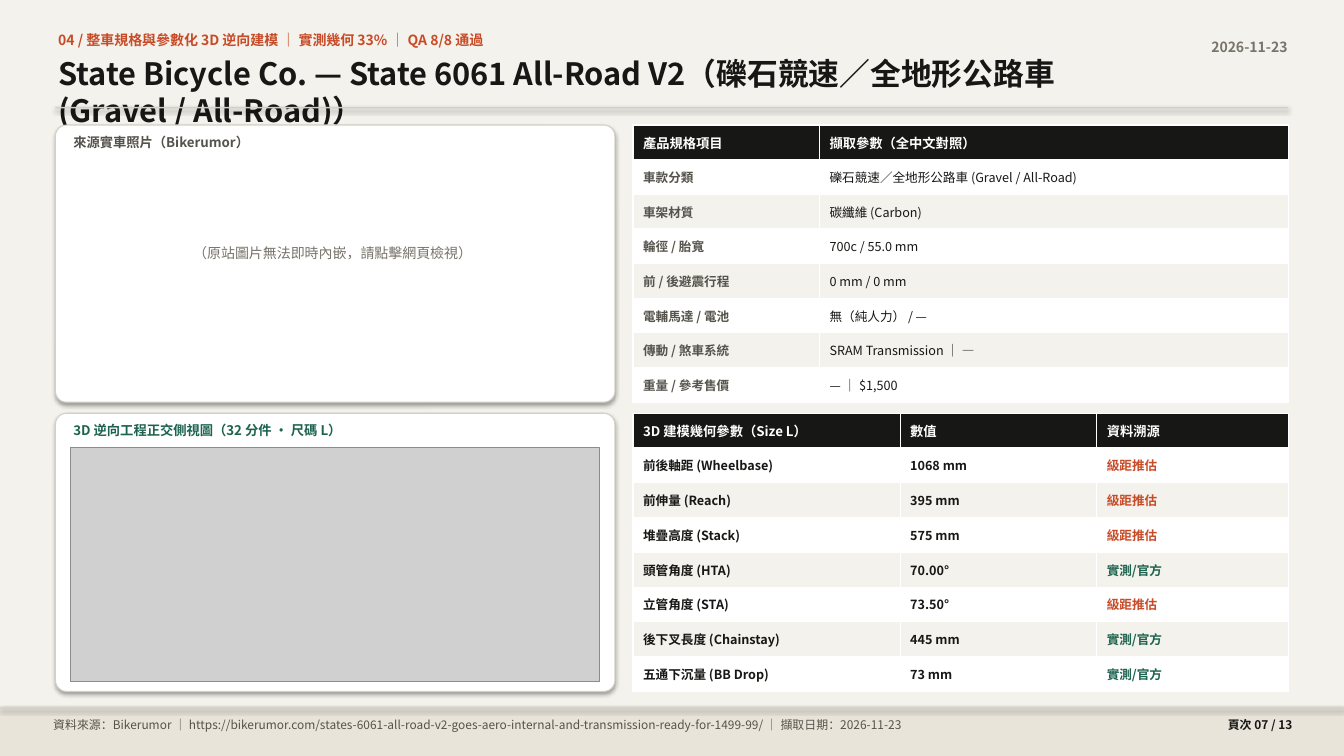
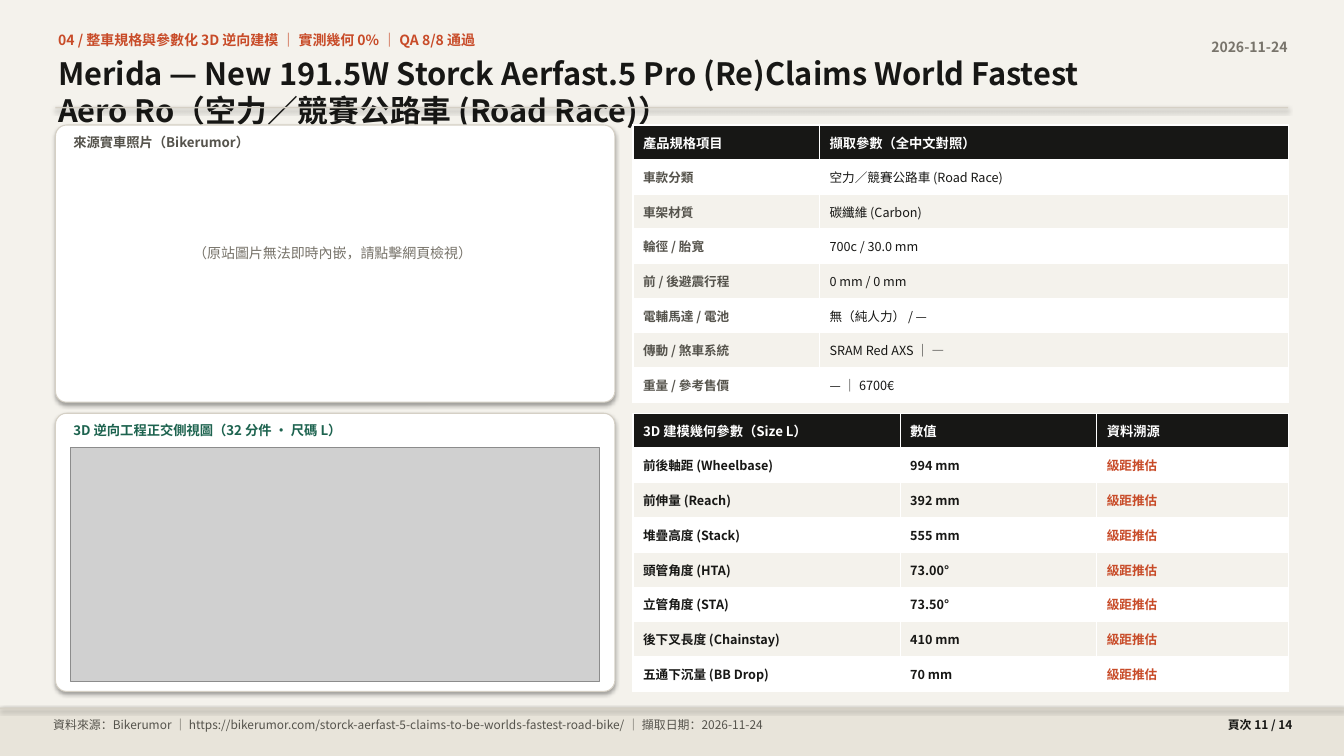
Before and after one commit to pc007ya/BikeResearch-Daily, a slide deck: slide 11 of docs/data/daily_briefing.pptx (slide 7 before the commit). Drawn at 1344x756 pixels with LibreOffice and Linux fonts; fonts in the diff are those of the drawing; grey boxes stand for pictures. Boxes give left, top, right and bottom in pixels: in the first picture for what was removed or moved away, otherwise in the second. Text is boxed around its words. In the diff, an @@ line names an element or a change of style, - is before the commit and + after.

```diff
--- a/docs/data/daily_briefing.pptx
+++ b/docs/data/daily_briefing.pptx
@@ text at <box>58,31,475,49</box>: text changed @@
-04 / 整車規格與參數化 3D 逆向建模 ｜ 實測幾何 33% ｜ QA 8/8 通過
+04 / 整車規格與參數化 3D 逆向建模 ｜ 實測幾何 0% ｜ QA 8/8 通過
@@ text at <box>58,59,1079,131</box>: text changed @@
-State Bicycle Co. — State 6061 All-Road V2（礫石競速／全地形公路車 (Gravel / All-Road)）
+Merida — New 191.5W Storck Aerfast.5 Pro (Re)Claims World Fastest Aero Ro（空力／競賽公路車 (Road Race)）
@@ text at <box>1211,41,1287,52</box>: text changed @@
-2026-11-23
+2026-11-24
@@ table at <box>633,125,1289,402</box> @@
-row 2, column 2: 礫石競速／全地形公路車 (Gravel / All-Road)
+row 2, column 2: 空力／競賽公路車 (Road Race)
-row 4, column 2: 700c / 55.0 mm
+row 4, column 2: 700c / 30.0 mm
-row 7, column 2: SRAM Transmission ｜ —
+row 7, column 2: SRAM Red AXS ｜ —
-row 8, column 2: — ｜ $1,500
+row 8, column 2: — ｜ 6700€
@@ table at <box>633,413,1289,692</box> @@
-row 2, column 2: 1068 mm
+row 2, column 2: 994 mm
-row 3, column 2: 395 mm
+row 3, column 2: 392 mm
-row 4, column 2: 575 mm
+row 4, column 2: 555 mm
-row 5, column 2: 70.00°
+row 5, column 2: 73.00°
-row 5, column 3: 實測/官方
+row 5, column 3: 級距推估
-row 7, column 2: 445 mm
+row 7, column 2: 410 mm
-row 7, column 3: 實測/官方
+row 7, column 3: 級距推估
-row 8, column 2: 73 mm
+row 8, column 2: 70 mm
-row 8, column 3: 實測/官方
+row 8, column 3: 級距推估
@@ text at <box>53,719,763,732</box>: text changed @@
-資料來源：Bikerumor ｜ https://bikerumor.com/states-6061-all-road-v2-goes-aero-internal-and-transmission-ready-for-1499-99/ ｜ 擷取日期：2026-11-23
+資料來源：Bikerumor ｜ https://bikerumor.com/storck-aerfast-5-claims-to-be-worlds-fastest-road-bike/ ｜ 擷取日期：2026-11-24
@@ text at <box>1228,719,1292,730</box>: text changed @@
-頁次 07 / 13
+頁次 11 / 14
```
Also in this commit, not shown: 12 other slides changed, 1 slide added, 36 other files.
